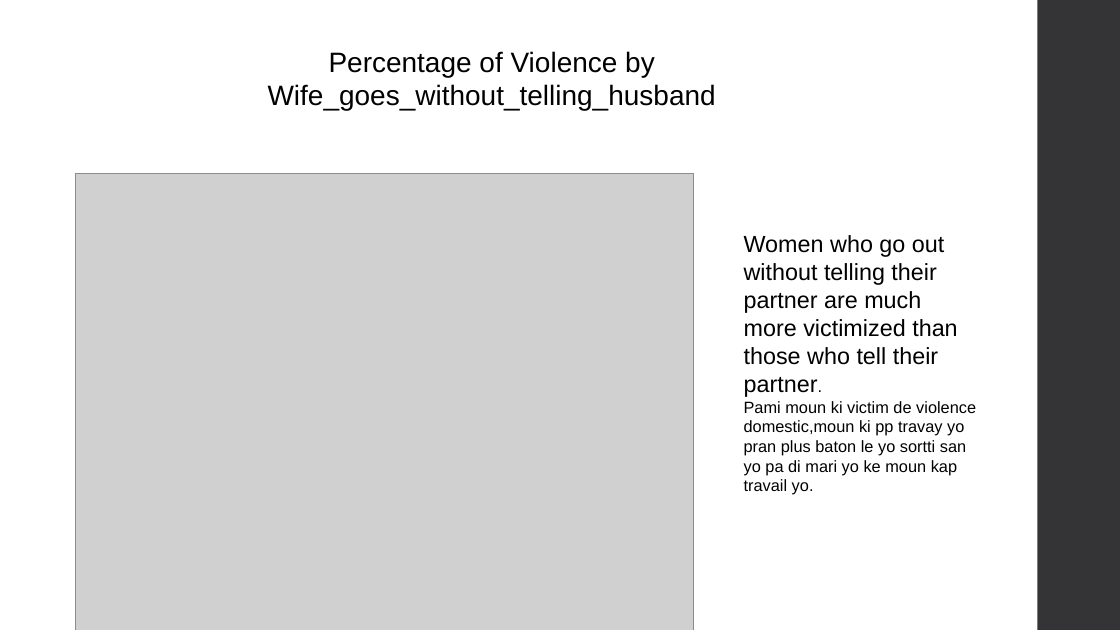
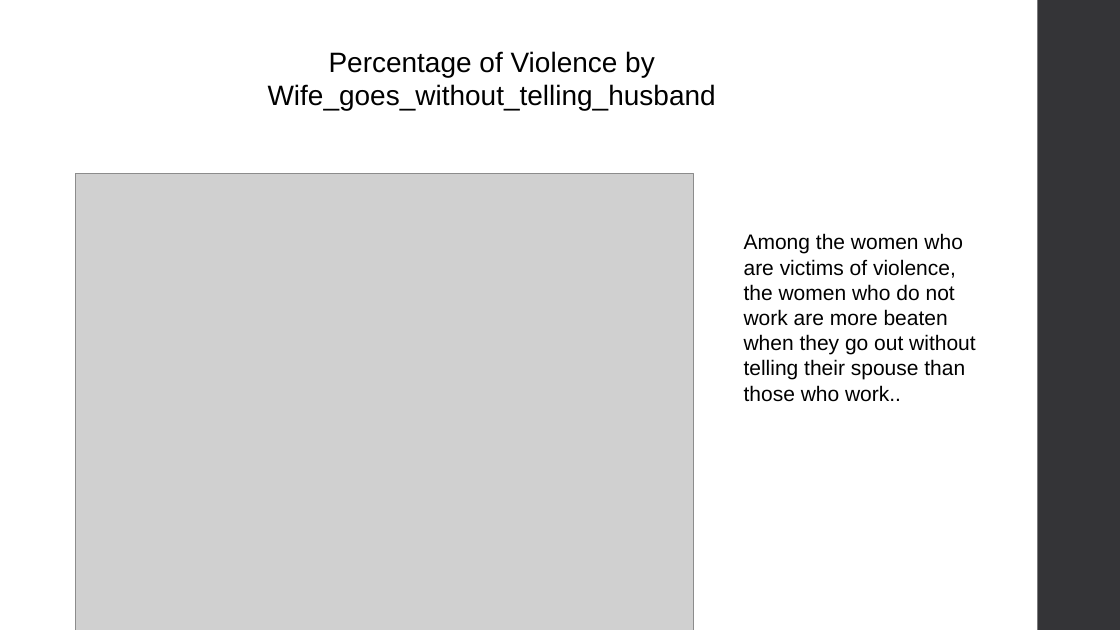
Before and after one commit to kettenieF20/Final-Capstone-Project, a slide deck: slide 15 of Domestic_Violence_on_woman_Ketenie_Flore recent (1).pptx. Drawn at 1120x630 pixels with LibreOffice and Linux fonts; fonts in the diff are those of the drawing; grey boxes stand for pictures. Boxes give left, top, right and bottom in pixels: in the first picture for what was removed or moved away, otherwise in the second. Text is boxed around its words. In the diff, an @@ line names an element or a change of style, - is before the commit and + after.

```diff
--- a/Domestic_Violence_on_woman_Ketenie_Flore recent (1).pptx
+++ b/Domestic_Violence_on_woman_Ketenie_Flore recent (1).pptx
@@ text at box(744, 233, 975, 402): text changed; size 14 to 18 pt @@
-Women who go out without telling their partner are much more victimized than those who tell their partner.
-Pami moun ki victim de violence domestic,moun ki pp travay yo pran plus baton le yo sortti san yo pa di mari yo ke moun kap travail yo.
+Among the women who are victims of violence, the women who do not work are more beaten when they go out without telling their spouse than those who work..
```
Also in this commit, not shown: 2 other slides changed.
